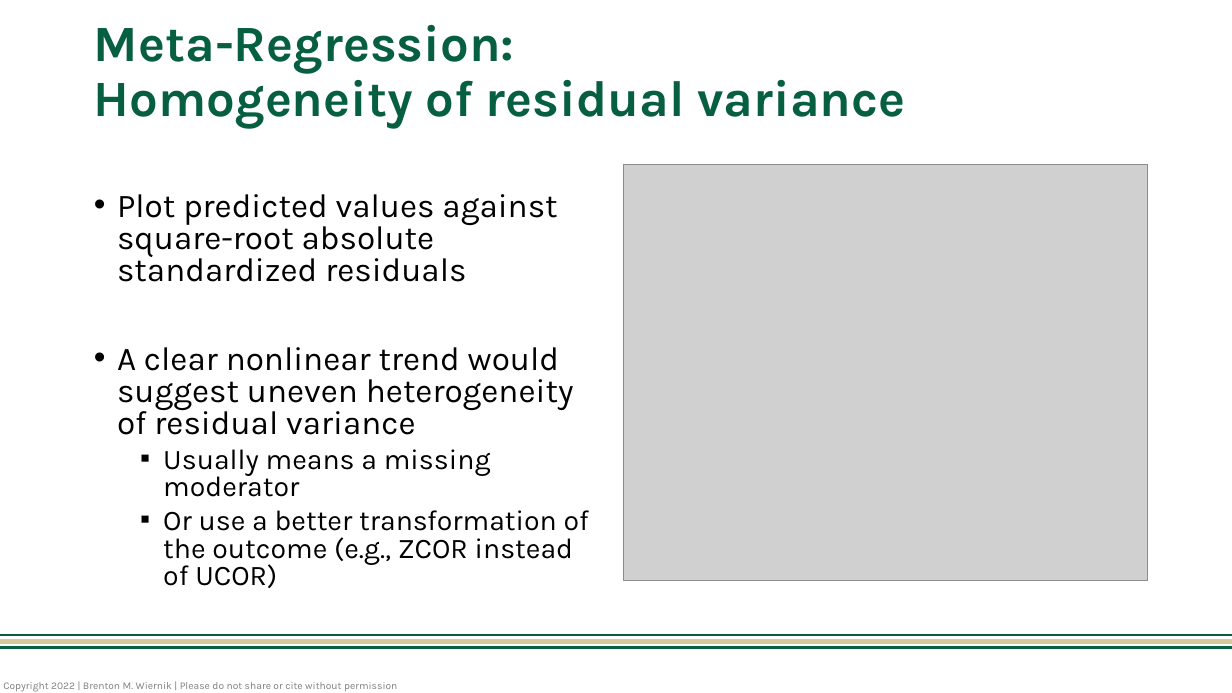
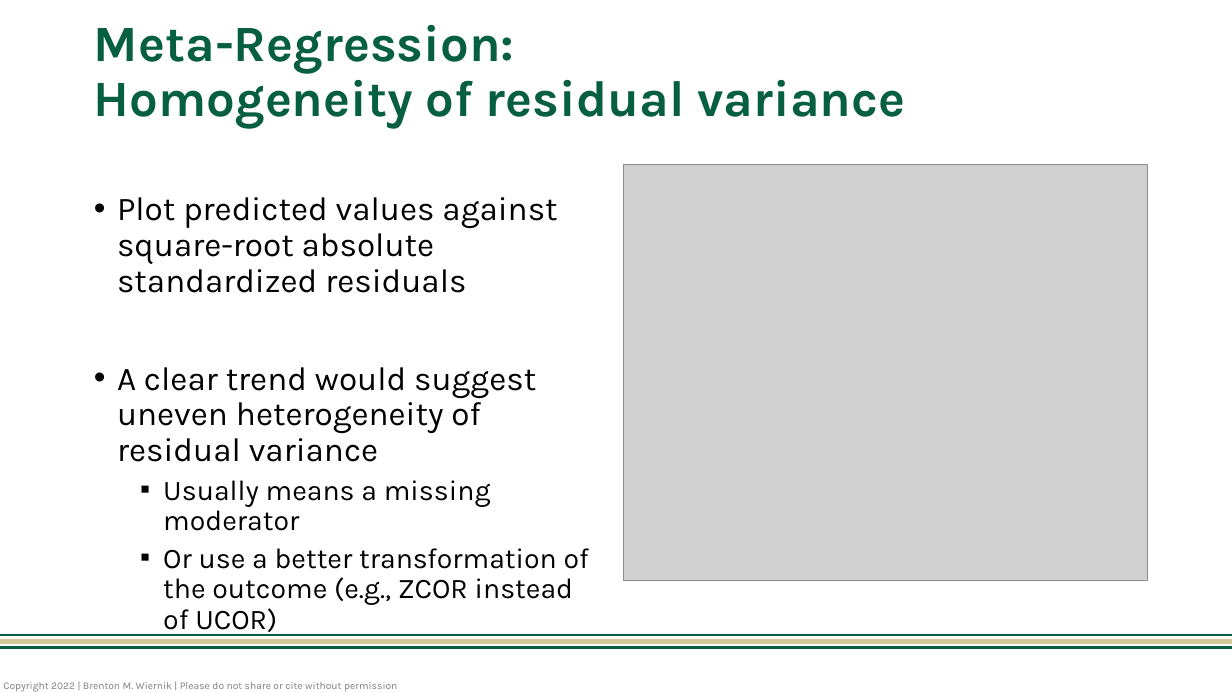
Before and after one commit to bwiernik/meta-workshop, a slide deck: slide 10 of slides/06_sensitivity.pptx. Drawn at 1232x693 pixels with LibreOffice and Linux fonts; fonts in the diff are those of the drawing; grey boxes stand for pictures. Boxes give left, top, right and bottom in pixels: in the first picture for what was removed or moved away, otherwise in the second. Text is boxed around its words. In the diff, an @@ line names an element or a change of style, - is before the commit and + after.

```diff
--- a/slides/06_sensitivity.pptx
+++ b/slides/06_sensitivity.pptx
@@ text at (117,197,589,636): line spacing 0.8 to 0.9 @@
@@ text at (117,367,536,462): text changed @@
-• A clear nonlinear trend would suggest uneven heterogeneity of residual variance
+• A clear trend would suggest uneven heterogeneity of residual variance
```
Also in this commit, not shown: 3 other slides changed, 8 other files.
